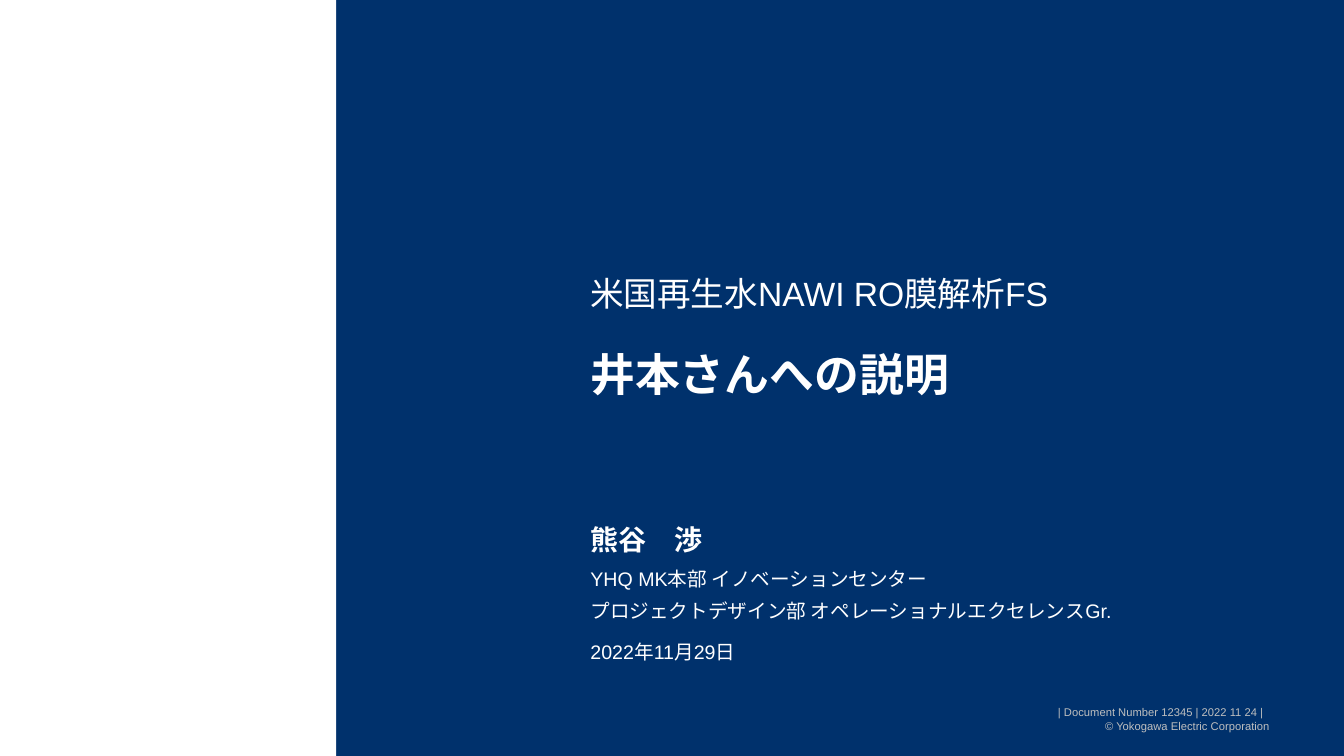
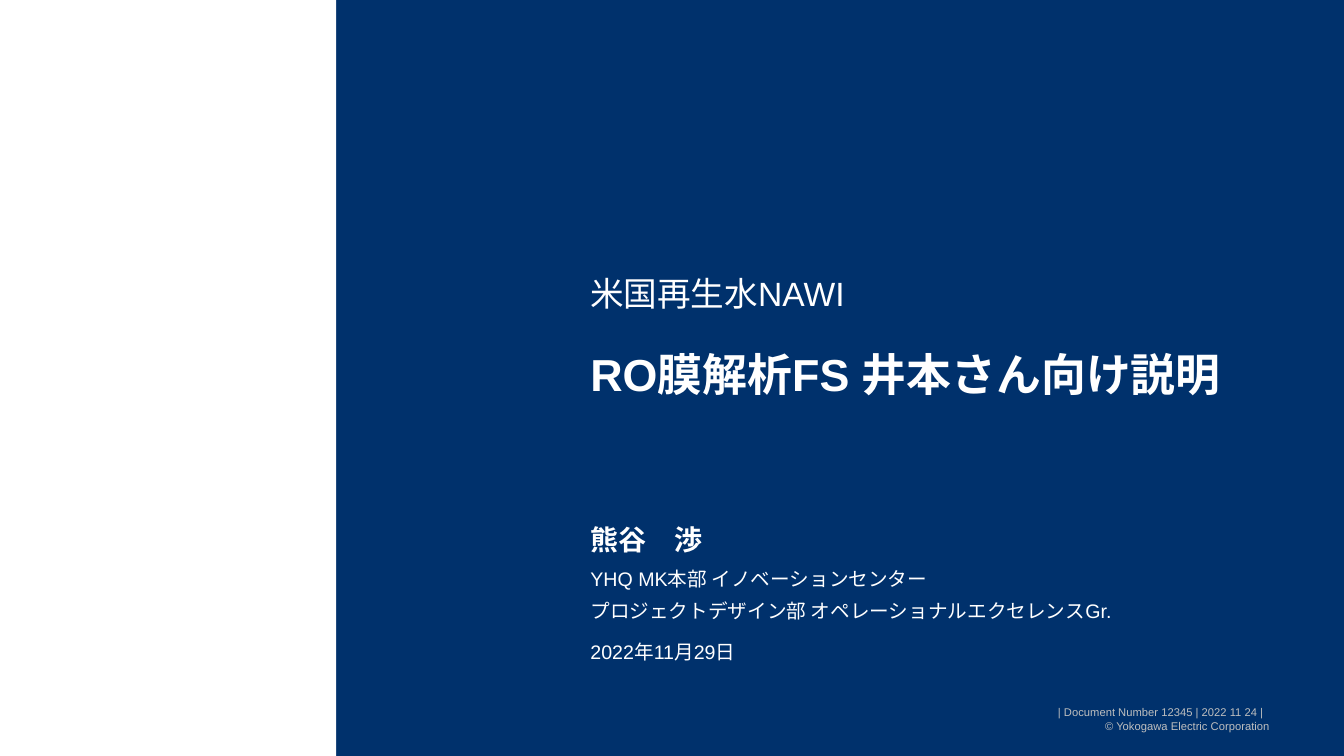
Before and after one commit to watarukumagai-git/opt, a slide deck: slide 1 of Reuse_Water/221129_米国再生水NAWI RO膜解析FS_井本さん向け説明_rev.0.pptx. Drawn at 1344x756 pixels with LibreOffice and Linux fonts; fonts in the diff are those of the drawing; background and template pictures are left out. Boxes give left, top, right and bottom in pixels: in the first picture for what was removed or moved away, otherwise in the second. Text is boxed around its words. In the diff, an @@ line names an element or a change of style, - is before the commit and + after.

```diff
--- a/Reuse_Water/221129_米国再生水NAWI RO膜解析FS_井本さん向け説明_rev.0.pptx
+++ b/Reuse_Water/221129_米国再生水NAWI RO膜解析FS_井本さん向け説明_rev.0.pptx
@@ text at (590, 277, 844, 309): text changed @@
-米国再生水NAWI RO膜解析FS
+米国再生水NAWI
@@ title at (590, 353, 1221, 396): text changed @@
-井本さんへの説明
+RO膜解析FS 井本さん向け説明
```
Also in this commit, not shown: 14 other slides changed, 7 slides added.
